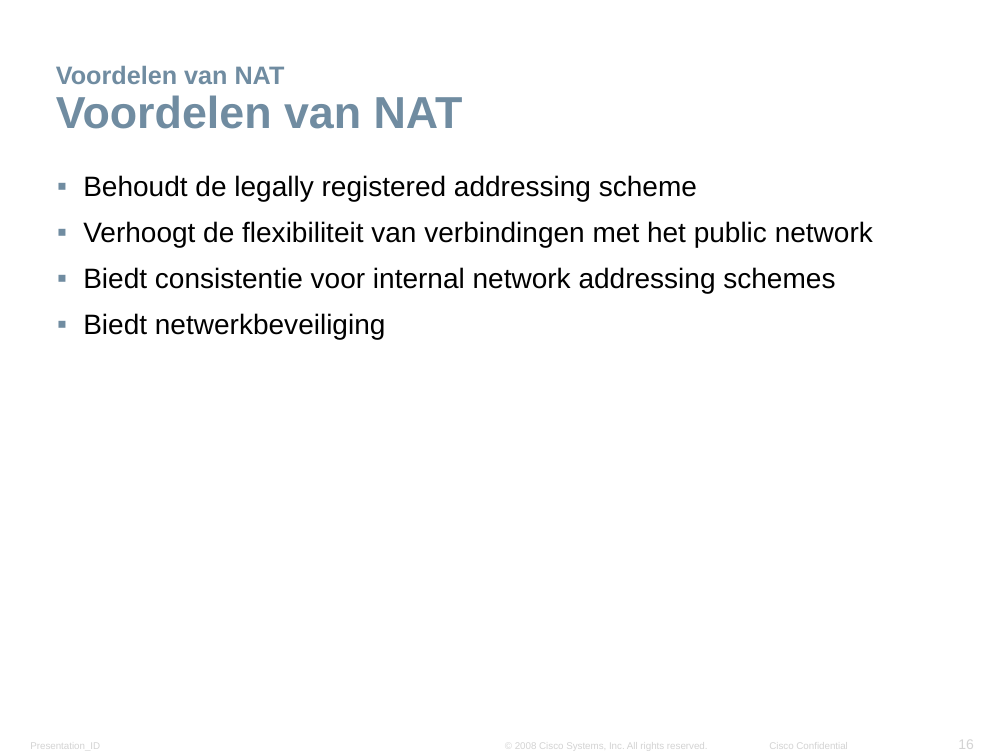
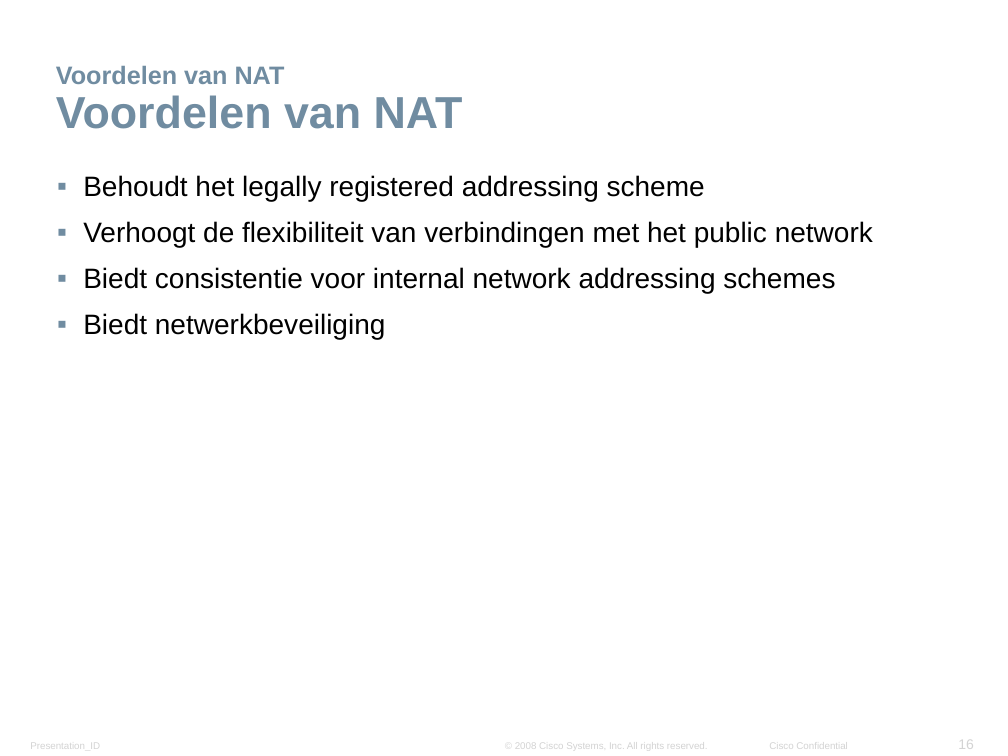
Before and after one commit to kenzot11/Presentatie-NAT, a slide deck: slide 16 of Networking Advanced - Chapter5 - NAT.pptx. Drawn at 1008x756 pixels with LibreOffice and Linux fonts; fonts in the diff are those of the drawing; background and template pictures are left out. Boxes give left, top, right and bottom in pixels: in the first picture for what was removed or moved away, otherwise in the second. Text is boxed around its words. In the diff, an @@ line names an element or a change of style, - is before the commit and + after.

Commit message:
typfouten eruit gehaald

```diff
--- a/Networking Advanced - Chapter5 - NAT.pptx
+++ b/Networking Advanced - Chapter5 - NAT.pptx
@@ text at <box>83,175,705,201</box>: text changed @@
-▪ Behoudt de legally registered addressing scheme
+▪ Behoudt het legally registered addressing scheme
```
